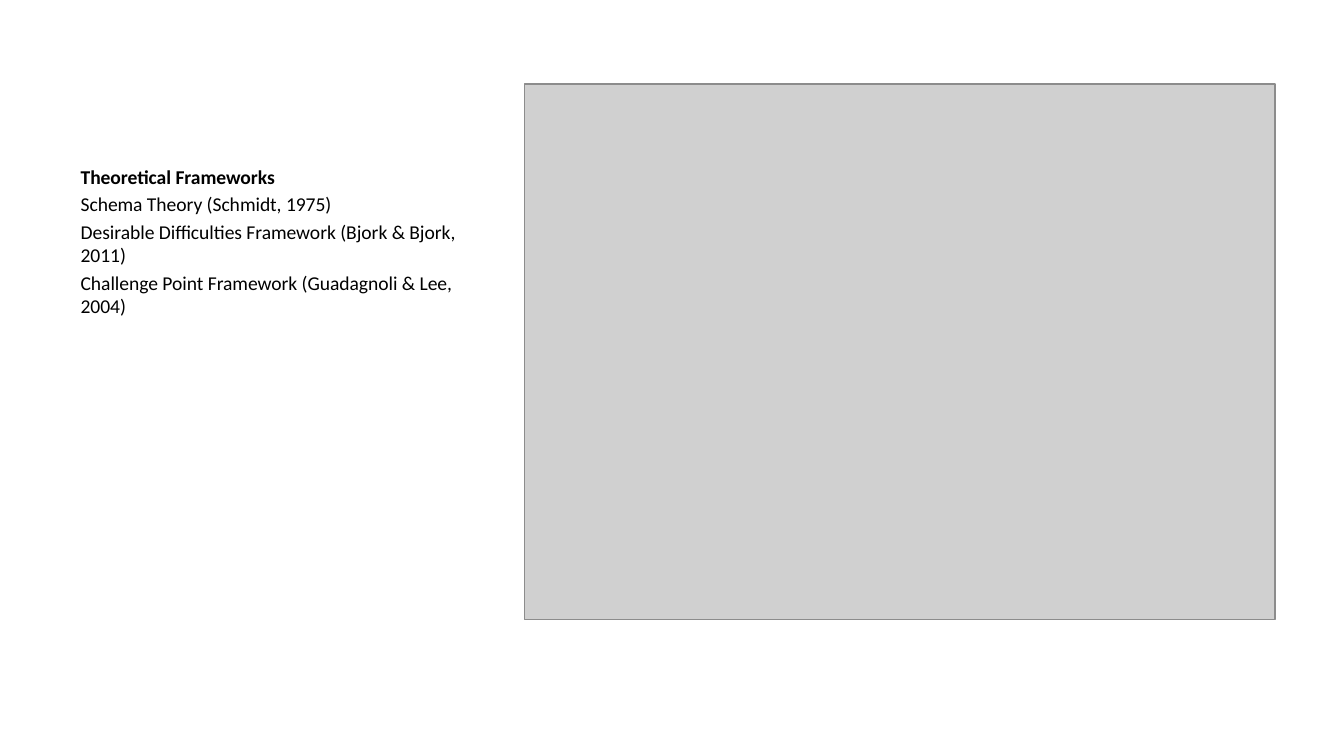
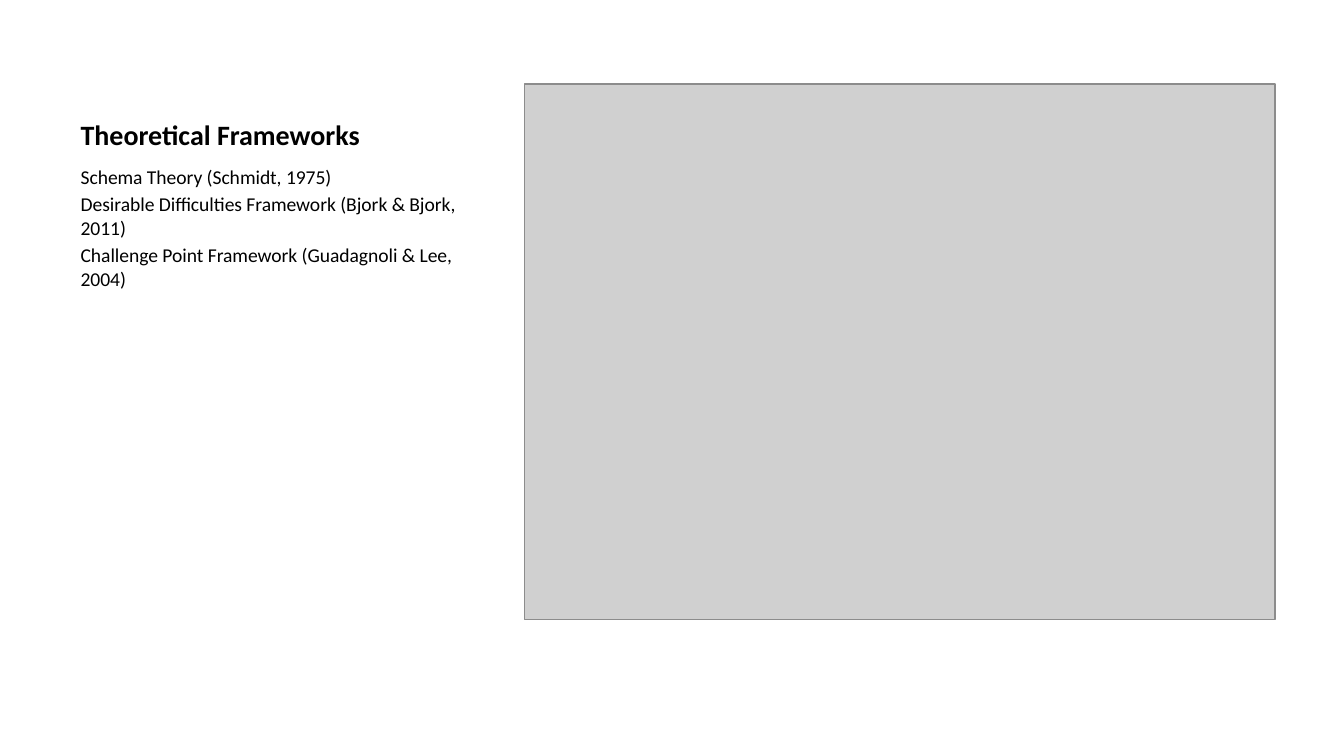
Before and after one commit to tegorman13/Dissertation, a slide deck: slide 4 of docs/Presentation/slides.pptx. Drawn at 1344x756 pixels with LibreOffice and Linux fonts; fonts in the diff are those of the drawing; grey boxes stand for pictures. Boxes give left, top, right and bottom in pixels: in the first picture for what was removed or moved away, otherwise in the second. Text is boxed around its words. In the diff, an @@ line names an element or a change of style, - is before the commit and + after.

```diff
--- a/docs/Presentation/slides.pptx
+++ b/docs/Presentation/slides.pptx
@@ title added at (81,125,360,146), 15 pt, text #000000, bold @@
+Theoretical Frameworks
@@ text at (81,170,275,184): paragraph removed @@
-Theoretical Frameworks
```
Also in this commit, not shown: 13 other slides changed, 1 slide added, 1 slide removed, 7 other files.
